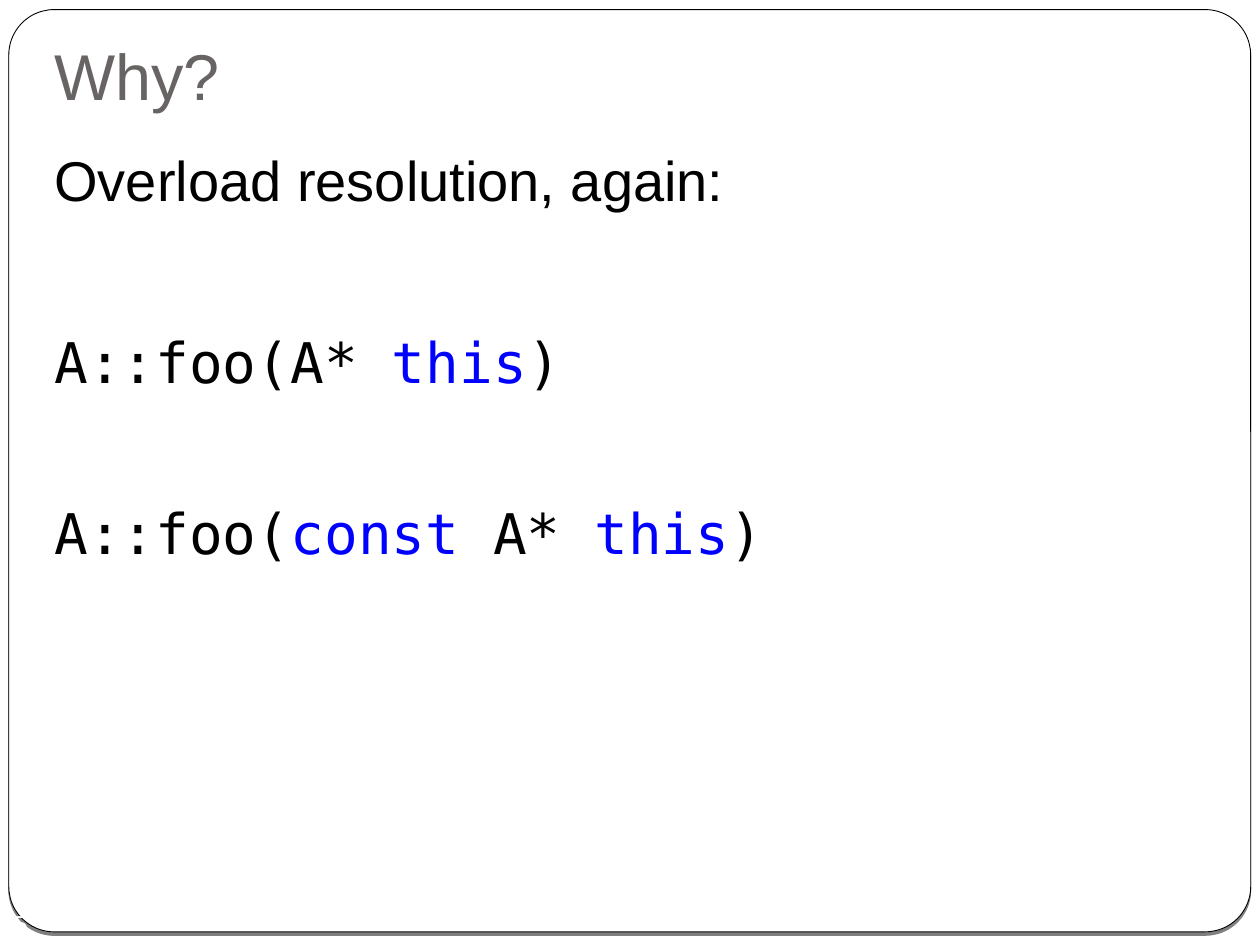
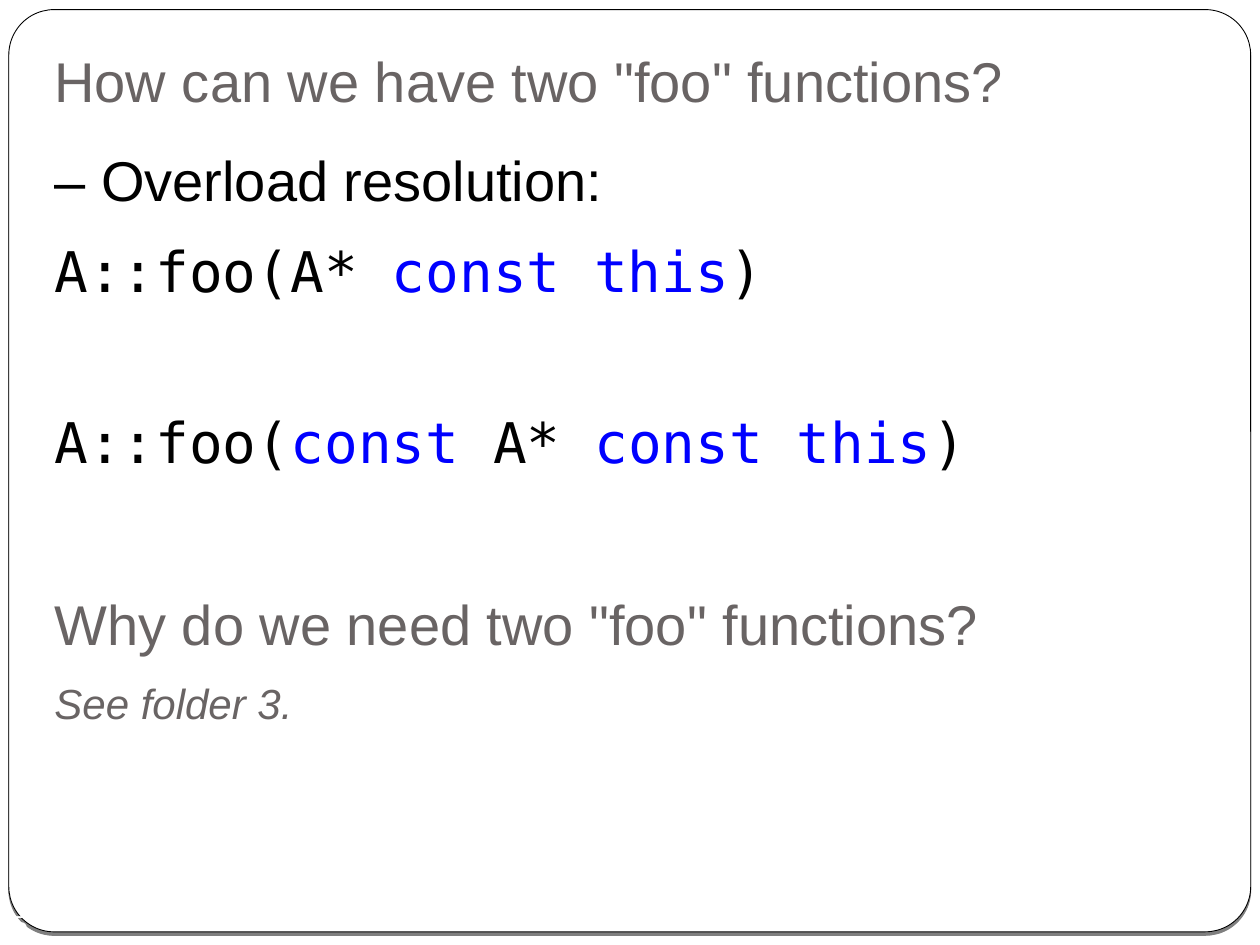
Before and after one commit to cpp-at-ariel/cpp-5779, a slide deck: slide 5 of 04-const-friend-operators/slides-0-const-methods.odp. Drawn at 1260x945 pixels with LibreOffice and Linux fonts; fonts in the diff are those of the drawing. Boxes give left, top, right and bottom in pixels: in the first picture for what was removed or moved away, otherwise in the second. Text is boxed around its words. In the diff, an @@ line names an element or a change of style, - is before the commit and + after.

```diff
--- a/04-const-friend-operators/slides-0-const-methods.odp
+++ b/04-const-friend-operators/slides-0-const-methods.odp
@@ title at box(54, 61, 1002, 103): text changed; size 37 to 32 pt @@
-Why?
+How can we have two "foo" functions?
@@ text at box(54, 160, 978, 720): text changed; font DejaVu Sans Mono to Arial @@
-Overload resolution, again:
-A::foo(A* this)
-A::foo(const A* this)
+– Overload resolution:
+A::foo(A* const this)
+A::foo(const A* const this)
+Why do we need two "foo" functions?
+See folder 3.
```
Also in this commit, not shown: 2 other slides changed, 11 other files.
